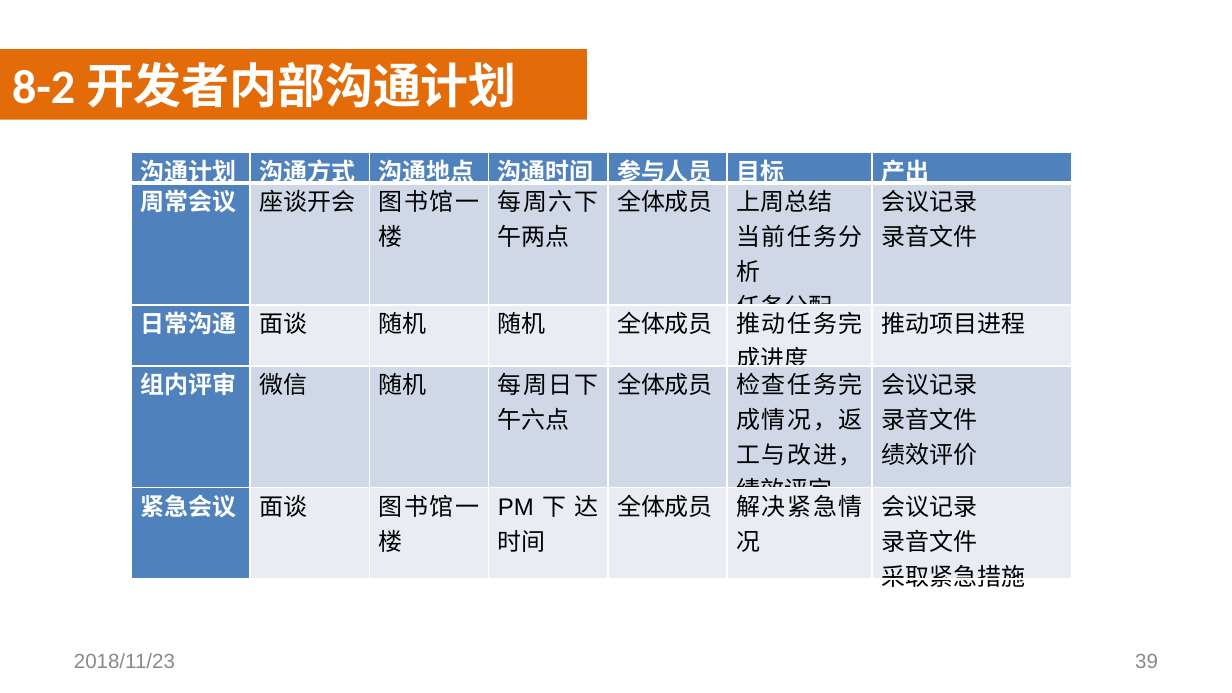
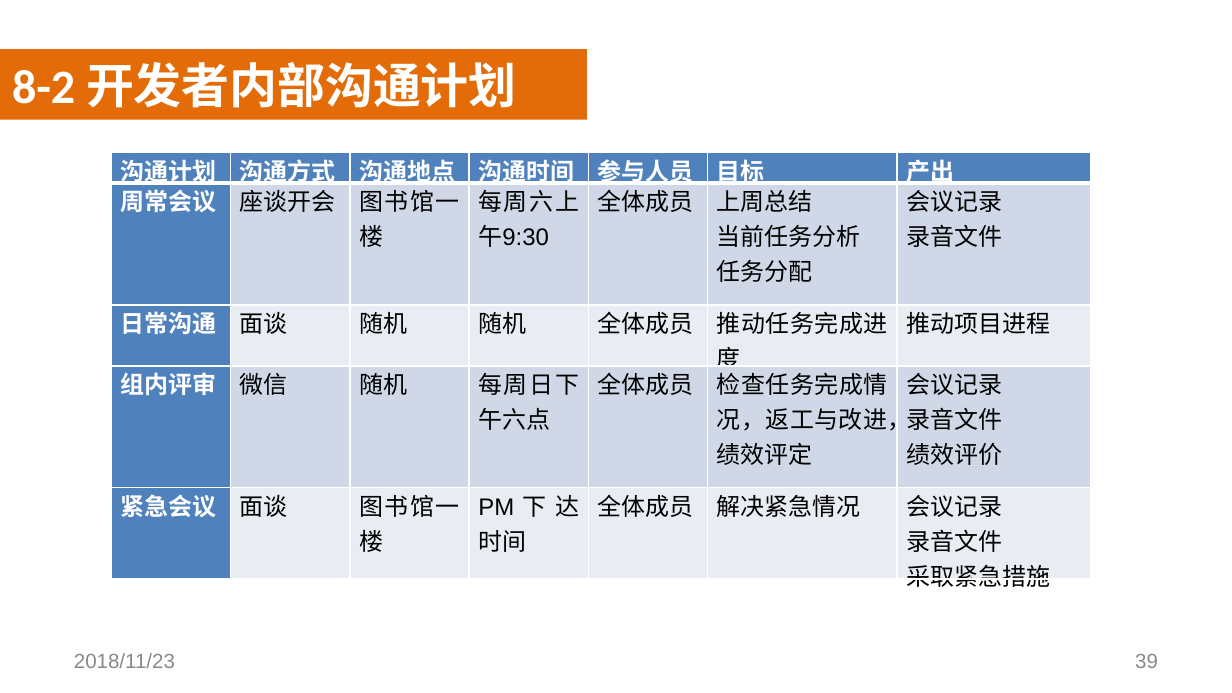
Before and after one commit to SoftwareRequirtmentsG02/Document, a slide deck: slide 39 of 案例教学系统/受控文档/分析设计/PPT/PRD2018-G02-需求工程PPT(III).pptx. Drawn at 1232x693 pixels with LibreOffice and Linux fonts; fonts in the diff are those of the drawing; background and template pictures are left out. Boxes give left, top, right and bottom in pixels: in the first picture for what was removed or moved away, otherwise in the second. Text is boxed around its words. In the diff, an @@ line names an element or a change of style, - is before the commit and + after.

```diff
--- a/案例教学系统/受控文档/分析设计/PPT/PRD2018-G02-需求工程PPT(III).pptx
+++ b/案例教学系统/受控文档/分析设计/PPT/PRD2018-G02-需求工程PPT(III).pptx
@@ table at (112,153,1093,591) @@
-row 2, column 4: 每周六下午两点
+row 2, column 4: 每周六上午9:30
@@ table: place and size @@
-table at (131,153,1073,591)
+table at (112,153,1093,591)
```
Also in this commit, not shown: 2 other slides changed, 2 other files.
